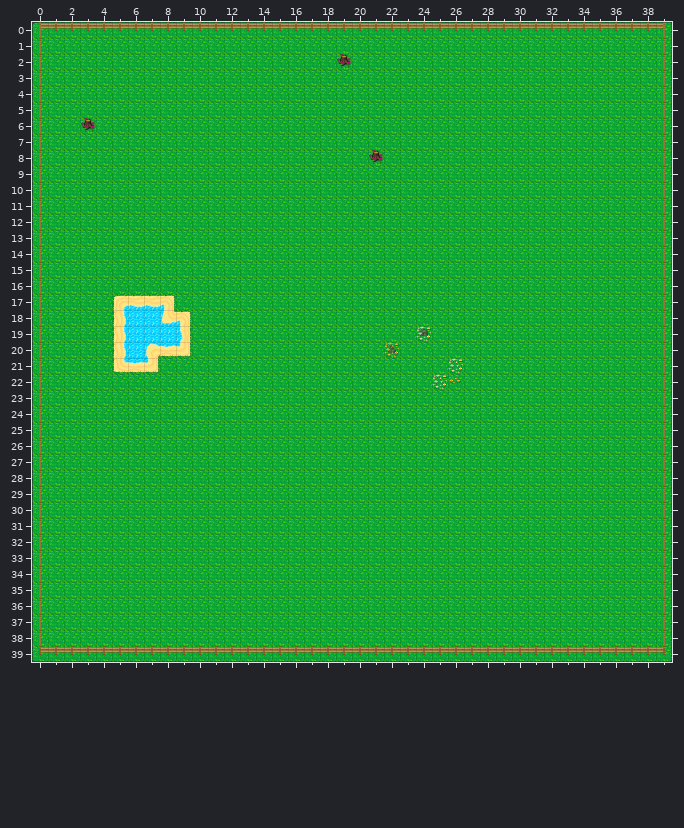
Tiled map, stored at maps/map2.tmx. The picture above was drawn from the file before the commit.
Cells are 32x32 px. Shown: x 0..39, y 0..39.
The same view after the edit:
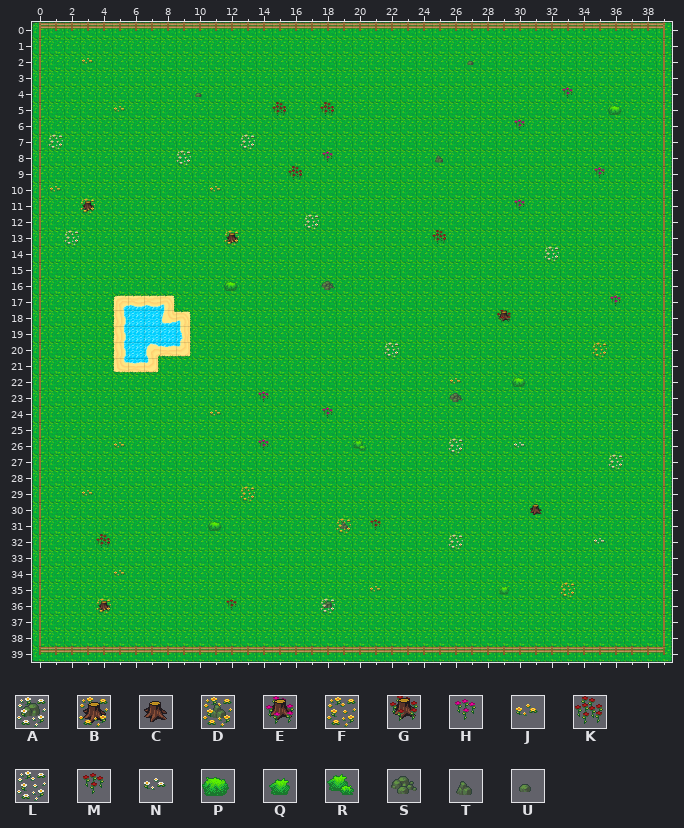
Key: from "atlas": A 140, B 161, C 162, D 163, E 184, F 186, G 207, H 208, J 209, K 231, L 232, M 254, N 255, P 256, Q 257, R 303, S 322, T 324, U 325.
_ is an empty cell, . an unchanged one.
From old to new:
--- layer "Tile Layer 2"
@@ x 3..19 @@
- 2 _...............E
+ 2 J..............._
@@ x 1..35 @@
- 4 ................................_..
- 5 ...._........._.._.................
- 6 ..E.........................._.....
- 7 _..........._......................
- 8 ........_........_..E..............
- 9 ..............._.................._
-10 _........._........................
-11 ............................._.....
-12 ................_..................
-13 ._......................_..........
-14 ..............................._...
+ 4 ................................H..
+ 5 ....J.........K..K.................
+ 6 .._..........................H.....
+ 7 L...........L......................
+ 8 ........L........H.._..............
+ 9 ...............K..................H
+10 J.........J........................
+11 .............................H.....
+12 ................L..................
+13 .L......................K..........
+14 ...............................L...
@@ x 36..36 @@
-17 _
+17 H
@@ x 11..35 @@
-19 .............A...........
-20 ...........D............_
-21 ...............L.........
-22 ..............L..........
-23 ..._.....................
-24 _......_.................
+19 ............._...........
+20 ...........L............F
+21 ..............._.........
+22 .............._..........
+23 ...H.....................
+24 J......H.................
@@ x 5..36 @@
-26 _........_..........._..._......
-27 ..............................._
+26 J........H...........L...N......
+27 ...............................L
@@ x 3..13 @@
-29 _........._
+29 J.........F
@@ x 4..35 @@
-31 ................._..............
-32 _....................._........_
+31 .................M..............
+32 K.....................L........N
@@ x 5..33 @@
-34 _............................
-35 ................_..........._
-36 ......._.....................
+34 J............................
+35 ................J...........F
+36 .......M.....................
--- layer "blocking"
@@ x 27..27 @@
- 2 _
+ 2 U
@@ x 10..36 @@
- 4 _..........................
- 5 .........................._
+ 4 U..........................
+ 5 ..........................P
@@ x 25..25 @@
- 8 _
+ 8 T
@@ x 3..3 @@
-11 _
+11 B
@@ x 12..12 @@
-13 _
+13 B
@@ x 12..18 @@
-16 _....._
+16 P.....S
@@ x 29..29 @@
-18 _
+18 G
@@ x 26..30 @@
-22 ...._
-23 _....
+22 ....P
+23 S....
@@ x 20..20 @@
-26 _
+26 R
@@ x 11..31 @@
-30 ...................._
-31 _......._............
+30 ....................C
+31 P.......D............
@@ x 4..29 @@
-35 ........................._
-36 _............._...........
+35 .........................Q
+36 B.............A...........
